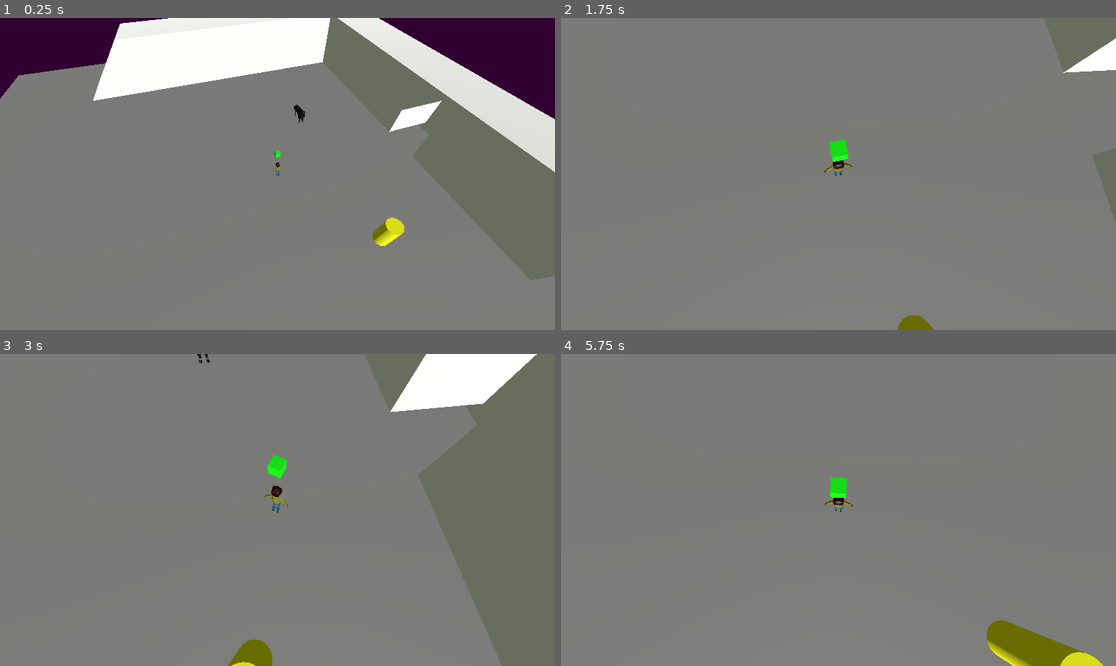
Above: before the commit, frames 1-4 (two rows, left to right).
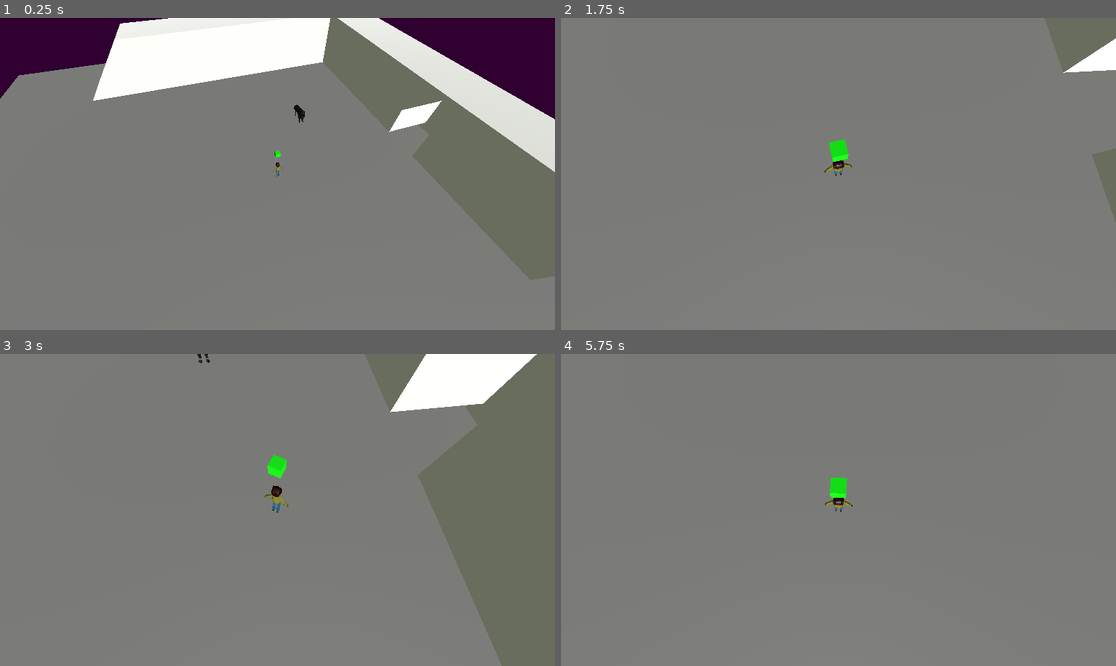
Above: after the commit, the same moments.

Repository: FellowshipOfTheGame/Hotel-Ponte-Negra
Game: Godot game, scene res://scenes/tests/henrique.tscn
The game is run twice, just before and just after one commit, with the same random seed, the same clock (stepped at 60 frames per second) and the same inputs. This scene is started directly instead of the project's main scene.
Inputs (mouse positions are in pixels of both pictures, inside the frame that each line leads up to):
- Up to frame 1 (0.25 s): no input
- Up to frame 2 (1.75 s): tap Enter at 0.5 s; move the mouse to (960, 158) at 0.52 s; hold Right (movimento_direita) 0.53-1.28 s; hold E (interacao) 0.53-1.28 s; click (960, 158) at 0.67 s; move the mouse to (727, 189) at 1.27 s; hold Down (movimento_tras) from 1.28 s (still down); tap Ctrl at 1.35 s
- Up to frame 3 (3 s): move the mouse to (333, 441) at 2.02 s; release Down (movimento_tras) at 2.03 s; hold Right (movimento_direita) 2.03-2.78 s; tap Z at 2.1 s; move the mouse to (249, 572) at 2.77 s; hold Up (movimento_frente) from 2.78 s (still down); tap E (interacao) at 2.85 s; click (249, 572) at 2.92 s
- Up to frame 4 (5.75 s): move the mouse to (1005, 556) at 3.52 s; release Up (movimento_frente) at 3.53 s; hold Ctrl 3.53-4.28 s; hold Left (movimento_esquerda) 3.53-5.03 s; move the mouse to (672, 463) at 4.27 s; tap Z at 4.35 s; move the mouse to (866, 510) at 5.02 s; hold Down (movimento_tras) from 5.03 s (still down); hold E (interacao) from 5.03 s (still down); click (866, 510) at 5.17 s

The runs differ from the first frame. In frame 1, 0.3% of the frame differs, in the area x 67-73%, y 63-74%; in frame 2, 0.2%; in frame 3, 0.5%; in frame 4, 1.7%, in the area x 76-98%, y 85-100%.

Commit message:
Merged Miguel

Diff:
--- a/scenes/characters/enemies/enemy.tscn
+++ b/scenes/characters/enemies/enemy.tscn
@@ -15,6 +15,8 @@
 radius = 5.0
 
 [node name="Enemy" type="CharacterBody3D"]
+collision_layer = 8
+collision_mask = 3
 script = ExtResource("1_ihb4b")
 
 [node name="wolfy1" parent="." instance=ExtResource("2_ksqmq")]
--- a/scenes/tests/henrique.tscn
+++ b/scenes/tests/henrique.tscn
@@ -1,10 +1,9 @@
-[gd_scene load_steps=8 format=3 uid="uid://b4qnjst8b65o2"]
+[gd_scene load_steps=7 format=3 uid="uid://b4qnjst8b65o2"]
 
 [ext_resource type="Script" uid="uid://cmqntwm37cob6" path="res://scripts/menus/base.gd" id="1_jr35b"]
 [ext_resource type="Script" uid="uid://c1ivo2guoa08g" path="res://scripts/camera/cameraControllerStatic.gd" id="2_b8khg"]
 [ext_resource type="PackedScene" uid="uid://csmmjcndfe1ns" path="res://scenes/characters/player/player.tscn" id="3_fubsr"]
 [ext_resource type="PackedScene" uid="uid://cd83n5sdks3b0" path="res://scenes/characters/enemies/enemy.tscn" id="5_bbknw"]
-[ext_resource type="PackedScene" uid="uid://bbcas17fm2whi" path="res://scenes/objects/interactable_objects/suspicious_cilinder.tscn" id="5_jr35b"]
 
 [sub_resource type="Environment" id="Environment_pvqg0"]
 background_mode = 1
@@ -59,6 +58,3 @@
 transform = Transform3D(1, 0, 0, 0, 1, 0, 0, 0, 1, 13, -0.1, 0)
 operation = 2
 size = Vector3(4.1, 3, 3)
-
-[node name="SuspiciousCilinder" parent="." instance=ExtResource("5_jr35b")]
-transform = Transform3D(1, 0, 0, 0, 1, 0, 0, 0, 1, 4.8193073, -1.3446862, 6.3412886)
--- a/scripts/enemies/enemy.gd
+++ b/scripts/enemies/enemy.gd
@@ -17,7 +17,7 @@
 		player_target = null
 		can_see_player = false
 
-func _physics_process(delta: float) -> void:
+func _physics_process(_delta: float) -> void:
 	#_update_vision_status()
 	isPlayerClose()
 
--- a/scripts/objects/concreteStates/playerWalking.gd
+++ b/scripts/objects/concreteStates/playerWalking.gd
@@ -29,6 +29,4 @@
 		Transitioned.emit(self, "playeridle")
 		return
 
-	print(player.velocity.x)
-	print(player.velocity.z)
 	player.move_and_slide()
